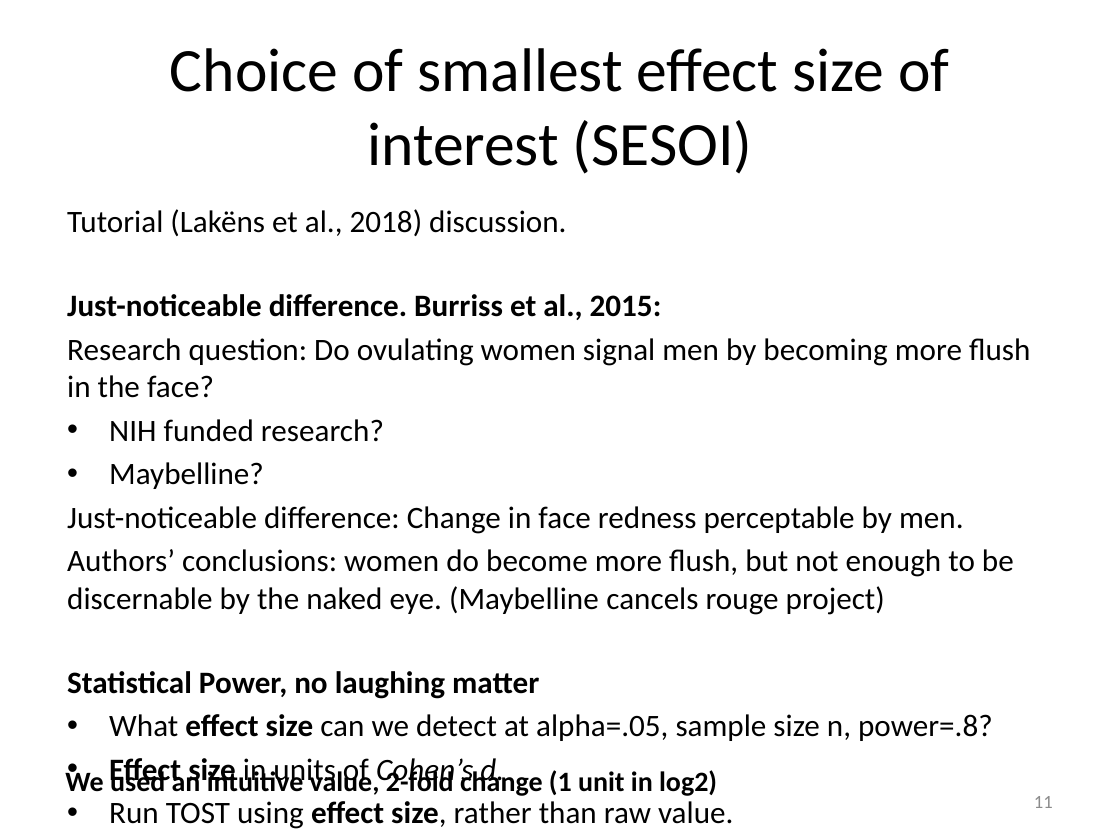
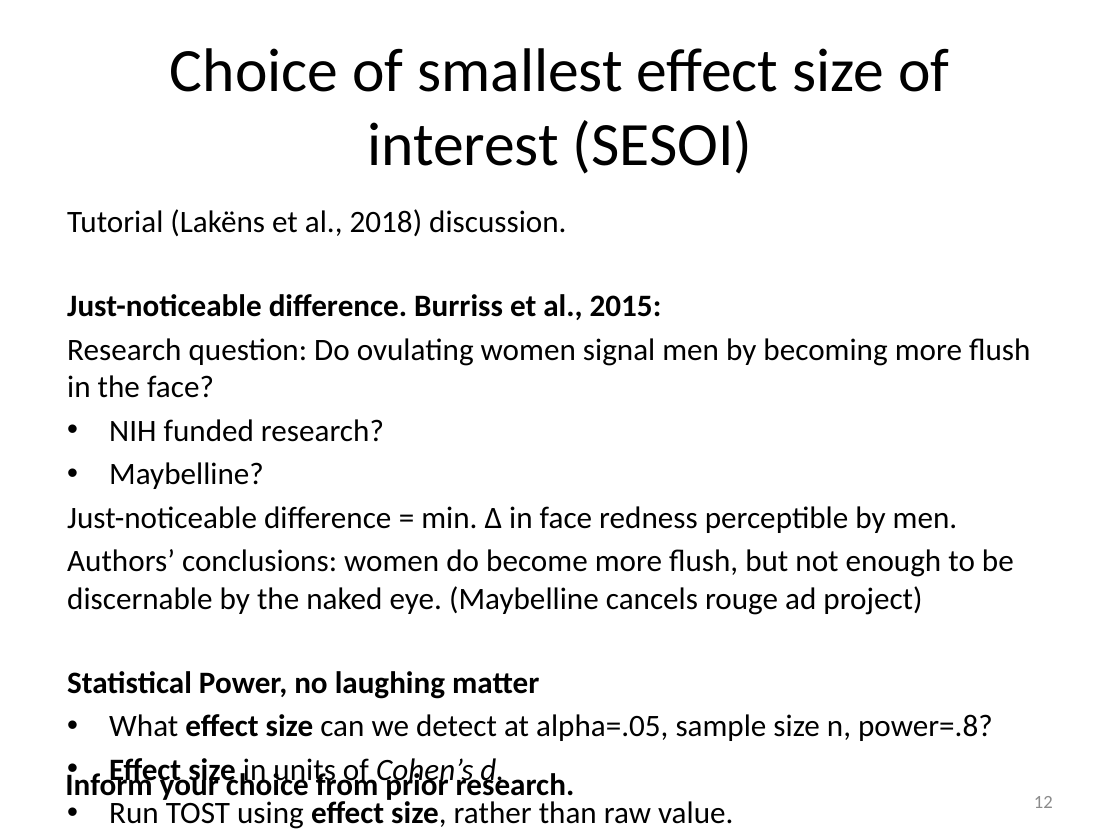
Before and after one commit to meekrob/stats_workshop_2020, a slide deck: slide 12 of adeline/Adeline_TOST_edit.pptx (slide 11 before the commit). Drawn at 1120x840 pixels with LibreOffice and Linux fonts; fonts in the diff are those of the drawing. Boxes give left, top, right and bottom in pixels: in the first picture for what was removed or moved away, otherwise in the second. Text is boxed around its words. In the diff, an @@ line names an element or a change of style, - is before the commit and + after.

Commit message:
final changes

```diff
--- a/adeline/Adeline_TOST_edit.pptx
+++ b/adeline/Adeline_TOST_edit.pptx
@@ text at (67,506,1014,615): text changed @@
-Just-noticeable difference: Change in face redness perceptable by men.
-Authors’ conclusions: women do become more flush, but not enough to be discernable by the naked eye. (Maybelline cancels rouge project)
+Just-noticeable difference = min. ∆ in face redness perceptible by men.
+Authors’ conclusions: women do become more flush, but not enough to be discernable by the naked eye. (Maybelline cancels rouge ad project)
@@ text at (65,768,575,802): text changed; size 18 to 20 pt @@
-We used an intuitive value, 2-fold change (1 unit in log2)
+Inform your choice from prior research.
@@ page number at (1034,796,1053,808): text changed @@
-11
+12
```
Also in this commit, not shown: 6 other slides changed, 3 slides added, 2 slides removed.
